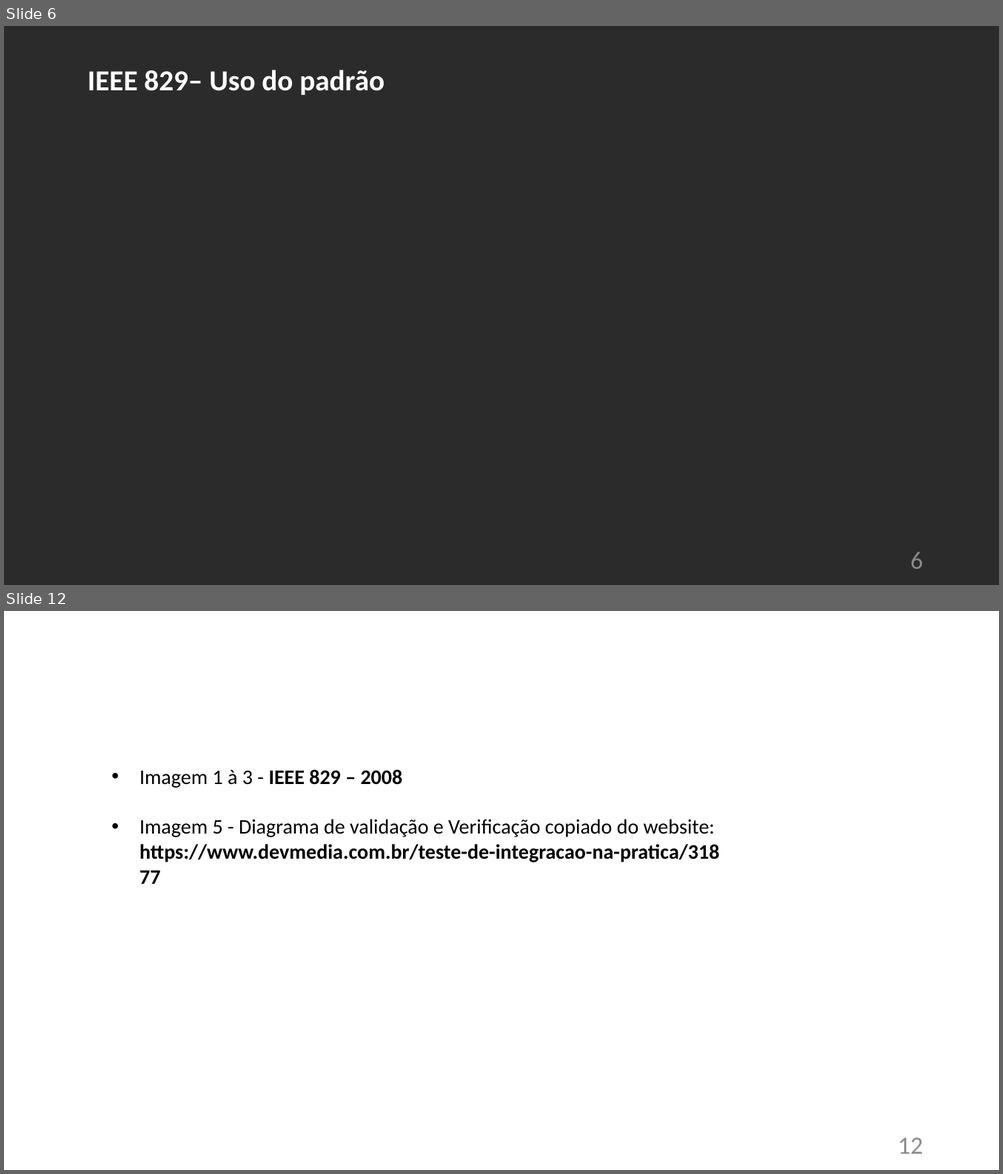
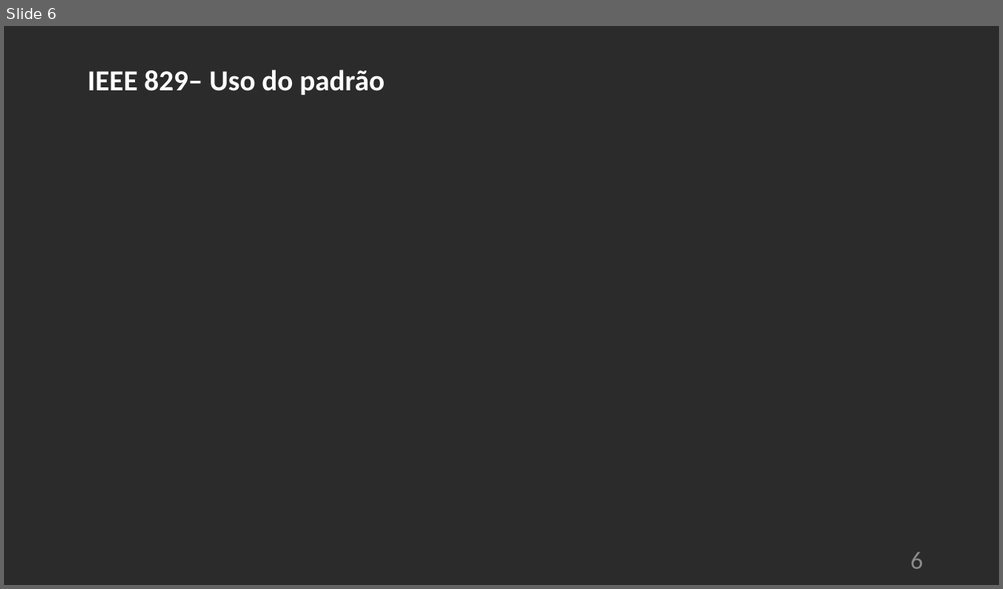
Before and after one commit to Teh-Venom/ChronoSchool, a slide deck: doc/ChronoSchool.pptx. Shown one above the other, each under a label of ours: slides 6 and 12 before the commit, slide 6 after it; the slides between them are not shown. The pictures are 1003x1174 and 1003x589 pixels, drawn with LibreOffice and Linux fonts; fonts in the diff are those of the drawing; background and template pictures are left out; a plain dark background stands for a picture behind light text. Boxes give left, top, right and bottom in pixels: in the first picture for what was removed or moved away, otherwise in the second. Text is boxed around its words. In the diff, an @@ line names an element or a change of style, - is before the commit and + after.

```diff
--- a/doc/ChronoSchool.pptx
+++ b/doc/ChronoSchool.pptx
@@ slide 12 removed at bbox=[4, 611, 999, 1170], background picture (left out) @@
@@ text removed at bbox=[80, 647, 745, 706] @@
-Referências
@@ text removed at bbox=[139, 769, 719, 863] @@
-• Imagem 1 à 3 - IEEE 829 – 2008
-• Imagem 5 - Diagrama de validação e Verificação copiado do website: https://www.devmedia.com.br/teste-de-integracao-na-pratica/31877
@@ page number removed at bbox=[897, 1138, 922, 1154] @@
-12
```
Also in this commit, not shown: 3 slides changed, 3 slides added, 4 other slides removed, 2 other files.
